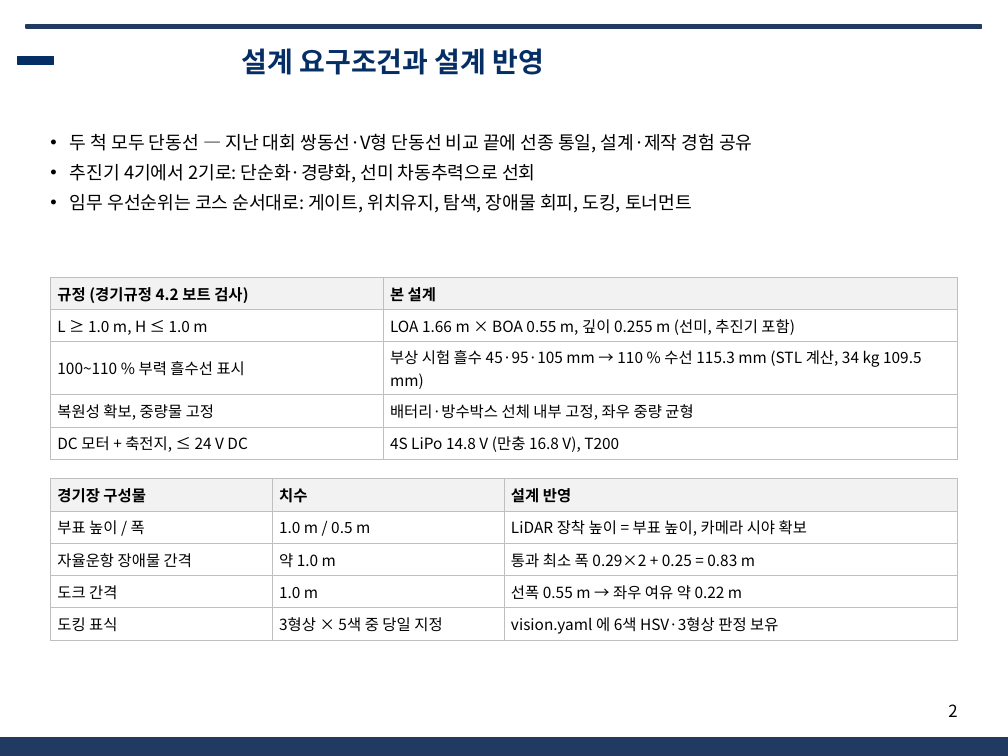
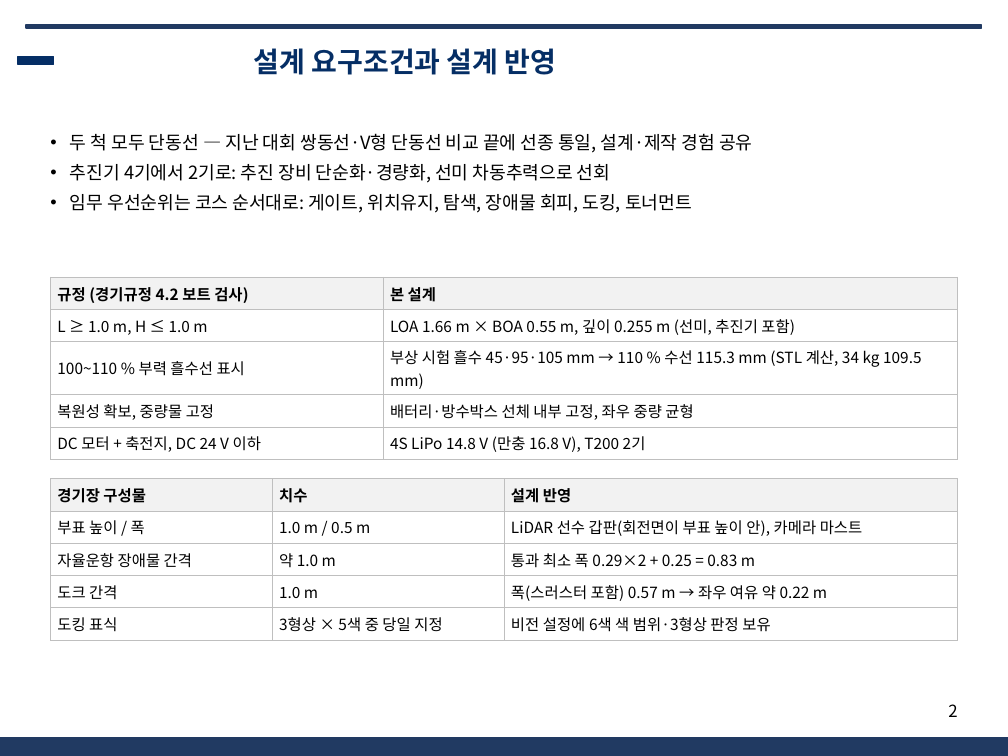
Before and after one commit to unmatsutake377-rgb/ros2_ws, a slide deck: slide 2 of docs/전달용/보고서_분담/발표자료_SSF_A.pptx. Drawn at 1008x756 pixels with LibreOffice and Linux fonts; fonts in the diff are those of the drawing; background and template pictures are left out. Boxes give left, top, right and bottom in pixels: in the first picture for what was removed or moved away, otherwise in the second. Text is boxed around its words. In the diff, an @@ line names an element or a change of style, - is before the commit and + after.

```diff
--- a/docs/전달용/보고서_분담/발표자료_SSF_A.pptx
+++ b/docs/전달용/보고서_분담/발표자료_SSF_A.pptx
@@ title "설계 요구조건과 설계 반영": place and size @@
-title "설계 요구조건과 설계 반영" at [242,48,545,75]
+title "설계 요구조건과 설계 반영" at [254,48,557,75]
@@ text at [70,164,610,183]: text changed @@
-• 추진기 4기에서 2기로: 단순화·경량화, 선미 차동추력으로 선회
+• 추진기 4기에서 2기로: 추진 장비 단순화·경량화, 선미 차동추력으로 선회
@@ table at [50,277,958,456] @@
-row 5, column 1: DC 모터 + 축전지, ≤ 24 V DC
+row 5, column 1: DC 모터 + 축전지, DC 24 V 이하
-row 5, column 2: 4S LiPo 14.8 V (만충 16.8 V), T200
+row 5, column 2: 4S LiPo 14.8 V (만충 16.8 V), T200 2기
@@ table at [50,479,958,636] @@
-row 2, column 3: LiDAR 장착 높이 = 부표 높이, 카메라 시야 확보
+row 2, column 3: LiDAR 선수 갑판(회전면이 부표 높이 안), 카메라 마스트
-row 4, column 3: 선폭 0.55 m → 좌우 여유 약 0.22 m
+row 4, column 3: 폭(스러스터 포함) 0.57 m → 좌우 여유 약 0.22 m
-row 5, column 3: vision.yaml 에 6색 HSV·3형상 판정 보유
+row 5, column 3: 비전 설정에 6색 색 범위·3형상 판정 보유
```
Also in this commit, not shown: 10 other slides changed, 6 other files.
